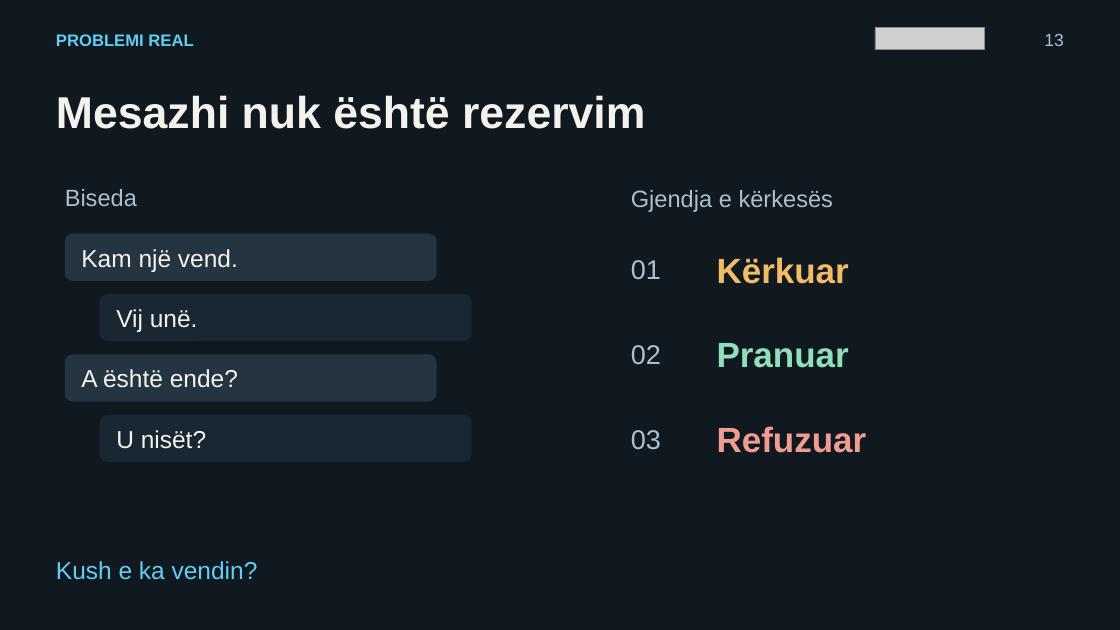
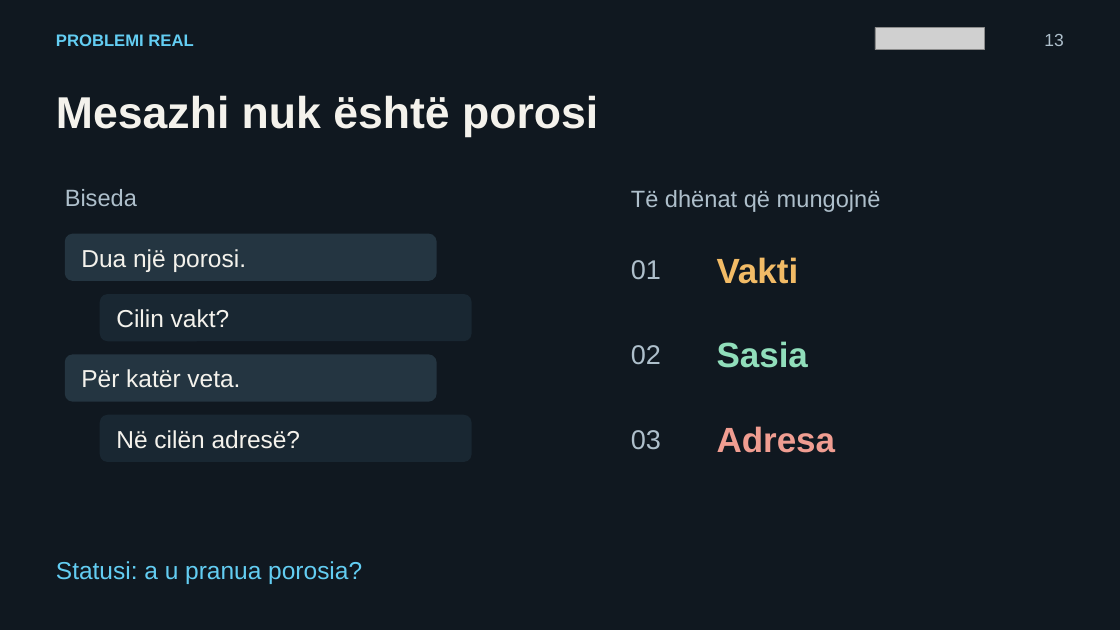
Before and after one commit to arbenl/arbenl.github.io, a slide deck: slide 13 of Jave1_Hyrje_Nextjs_PWA_Copilot_2026.pptx. Drawn at 1120x630 pixels with LibreOffice and Linux fonts; fonts in the diff are those of the drawing; grey boxes stand for pictures. Boxes give left, top, right and bottom in pixels: in the first picture for what was removed or moved away, otherwise in the second. Text is boxed around its words. In the diff, an @@ line names an element or a change of style, - is before the commit and + after.

```diff
--- a/Jave1_Hyrje_Nextjs_PWA_Copilot_2026.pptx
+++ b/Jave1_Hyrje_Nextjs_PWA_Copilot_2026.pptx
@@ text at box(56, 95, 598, 137): text changed @@
-Mesazhi nuk është rezervim
+Mesazhi nuk është porosi
@@ text at box(631, 190, 881, 212): text changed @@
-Gjendja e kërkesës
+Të dhënat që mungojnë
@@ text at box(81, 249, 246, 272): text changed @@
-Kam një vend.
+Dua një porosi.
@@ text at box(717, 257, 799, 284): text changed @@
-Kërkuar
+Vakti
@@ text at box(116, 309, 230, 328): text changed @@
-Vij unë.
+Cilin vakt?
@@ text at box(717, 341, 808, 368): text changed @@
-Pranuar
+Sasia
@@ text at box(81, 369, 240, 388): text changed @@
-A është ende?
+Për katër veta.
@@ text at box(116, 430, 301, 449): text changed @@
-U nisët?
+Në cilën adresë?
@@ text at box(717, 426, 836, 453): text changed @@
-Refuzuar
+Adresa
@@ text at box(56, 561, 362, 584): text changed @@
-Kush e ka vendin?
+Statusi: a u pranua porosia?
```
Also in this commit, not shown: 18 other slides changed, 2 slides added, 2 slides removed, 3 other files.
